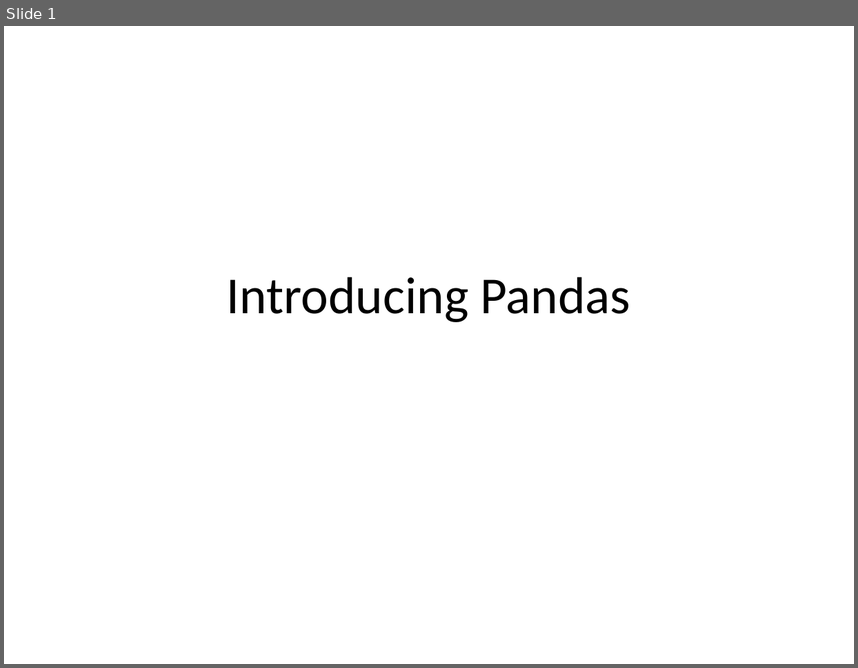
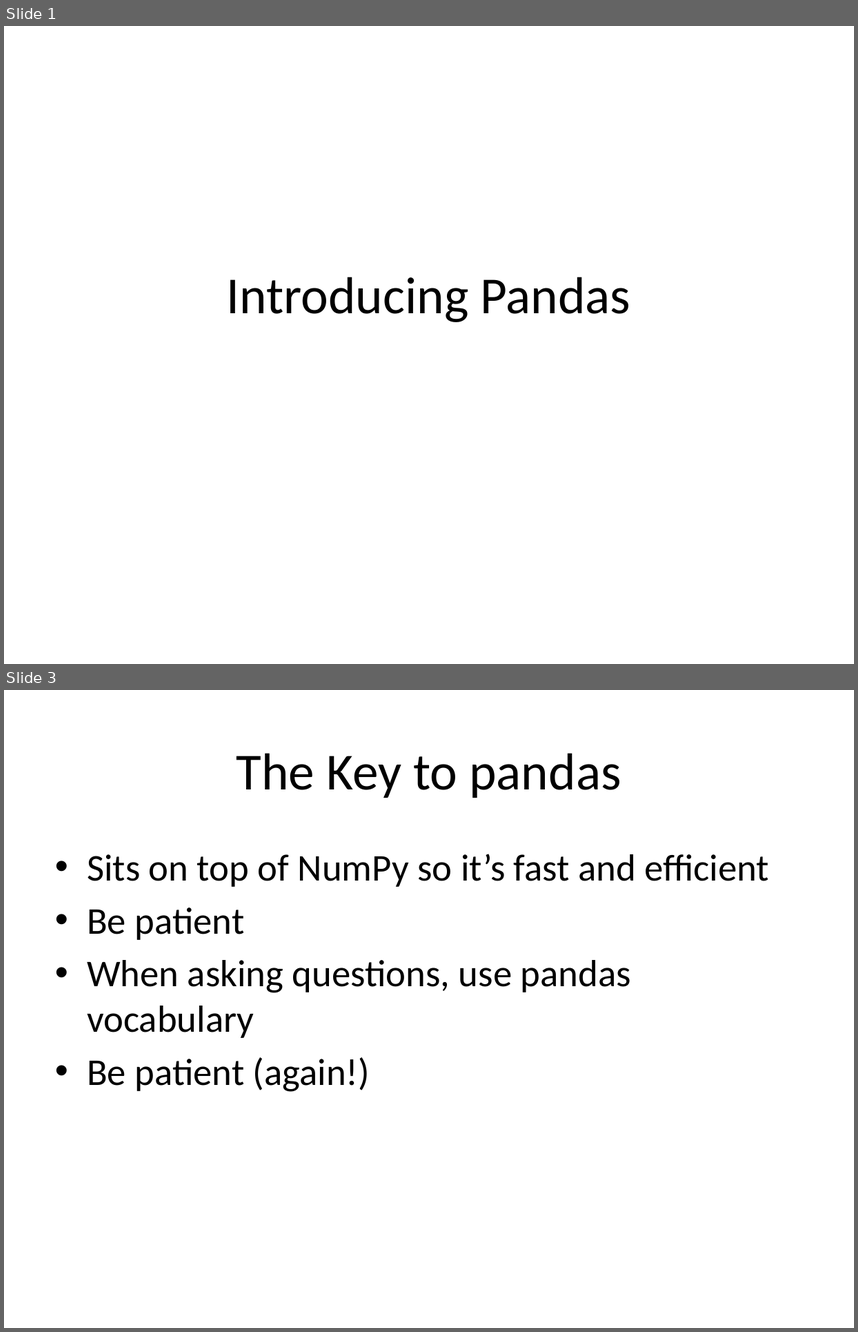
Before and after one commit to zengm71/Course-Overview, a slide deck: week_11/11.1 Introducing Pandas.pptx. Shown one above the other, each under a label of ours: slide 1 before the commit, slides 1 and 3 after it; the slides between them are not shown. The pictures are 858x668 and 858x1332 pixels, drawn with LibreOffice and Linux fonts; fonts in the diff are those of the drawing. Boxes give left, top, right and bottom in pixels: in the first picture for what was removed or moved away, otherwise in the second. Text is boxed around its words. In the diff, an @@ line names an element or a change of style, - is before the commit and + after.

Commit message:
added pandas + pyData

```diff
--- a/week_11/11.1 Introducing Pandas.pptx
+++ b/week_11/11.1 Introducing Pandas.pptx
@@ slide 3 added at box(4, 690, 854, 1328), background #FFFFFF @@
@@ title added at box(237, 753, 621, 798), 44 pt, text #000000 @@
+The Key to pandas
@@ text added at box(87, 854, 769, 1092), 32 pt, text #000000 @@
+• Sits on top of NumPy so it’s fast and efficient
+• Be patient
+• When asking questions, use pandas vocabulary
+• Be patient (again!)
```
Also in this commit, not shown: 1 other slide added, 1 slide removed, 2 other files.
